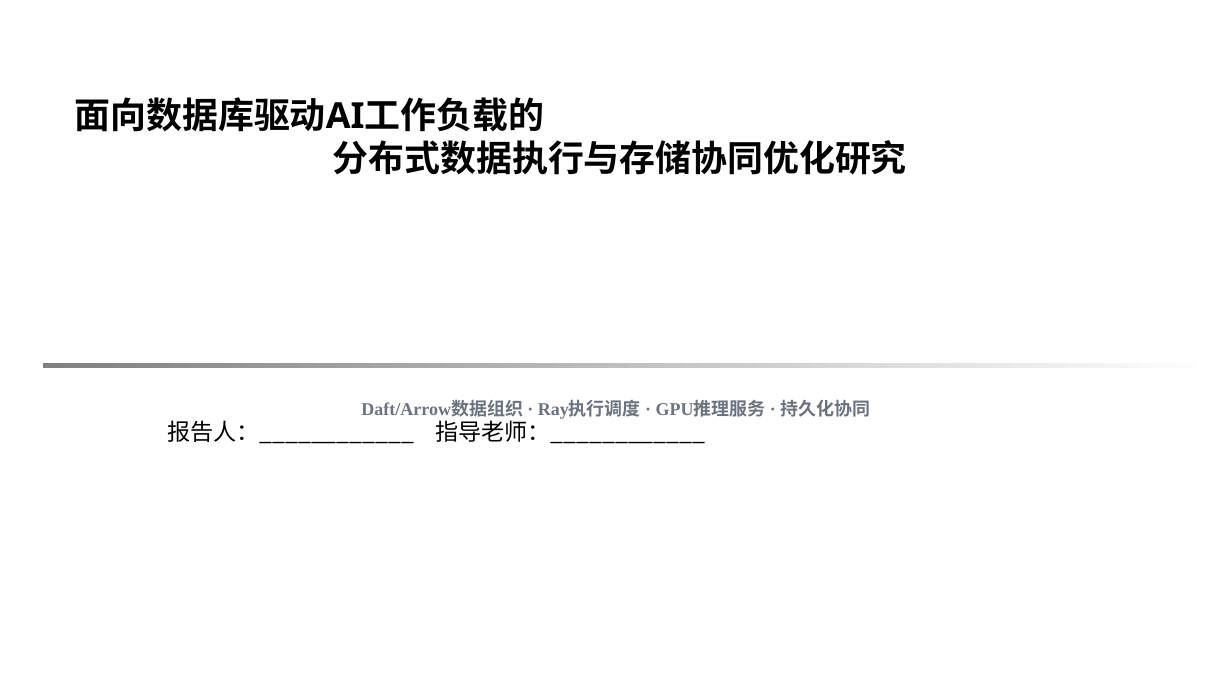
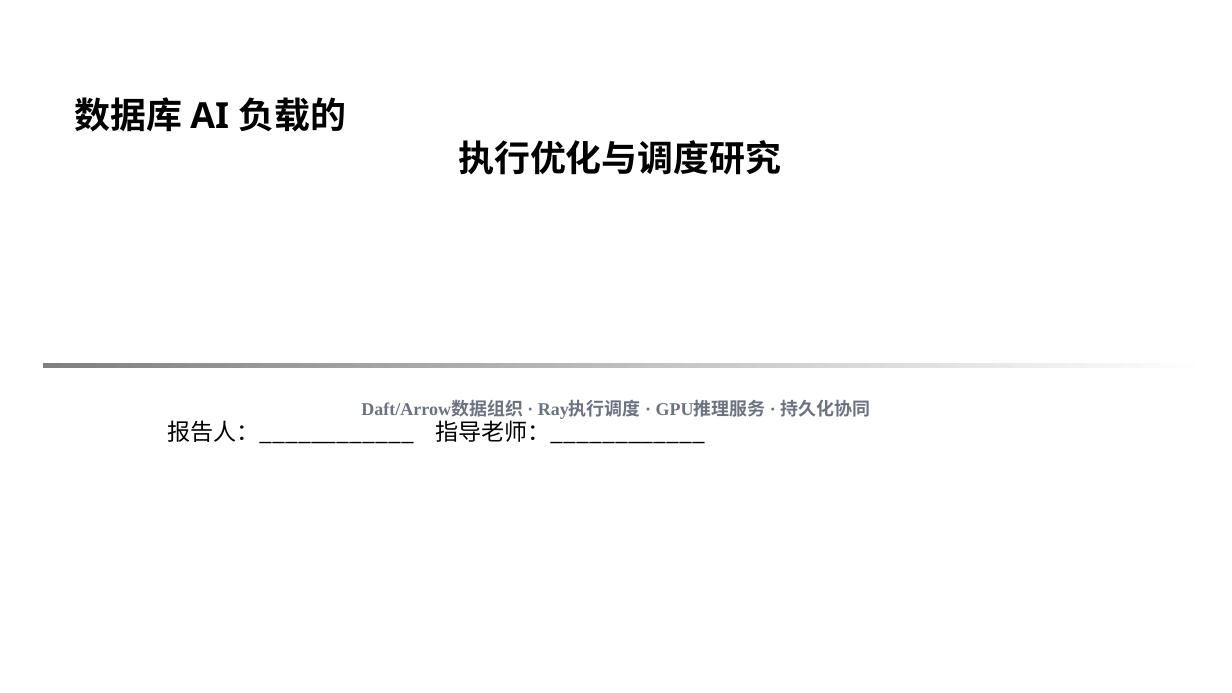
Before and after one commit to 3444374/ai-operator-execution-optimization, a slide deck: slide 1 of opening/slides/opening_defense_20260720_v4.pptx. Drawn at 1232x693 pixels with LibreOffice and Linux fonts; fonts in the diff are those of the drawing; background and template pictures are left out. Boxes give left, top, right and bottom in pixels: in the first picture for what was removed or moved away, otherwise in the second. Text is boxed around its words. In the diff, an @@ line names an element or a change of style, - is before the commit and + after.

```diff
--- a/opening/slides/opening_defense_20260720_v4.pptx
+++ b/opening/slides/opening_defense_20260720_v4.pptx
@@ title at [75, 97, 781, 175]: text changed @@
-面向数据库驱动AI工作负载的
-分布式数据执行与存储协同优化研究
+数据库 AI 负载的
+执行优化与调度研究
```
Also in this commit, not shown: 2 other files.
